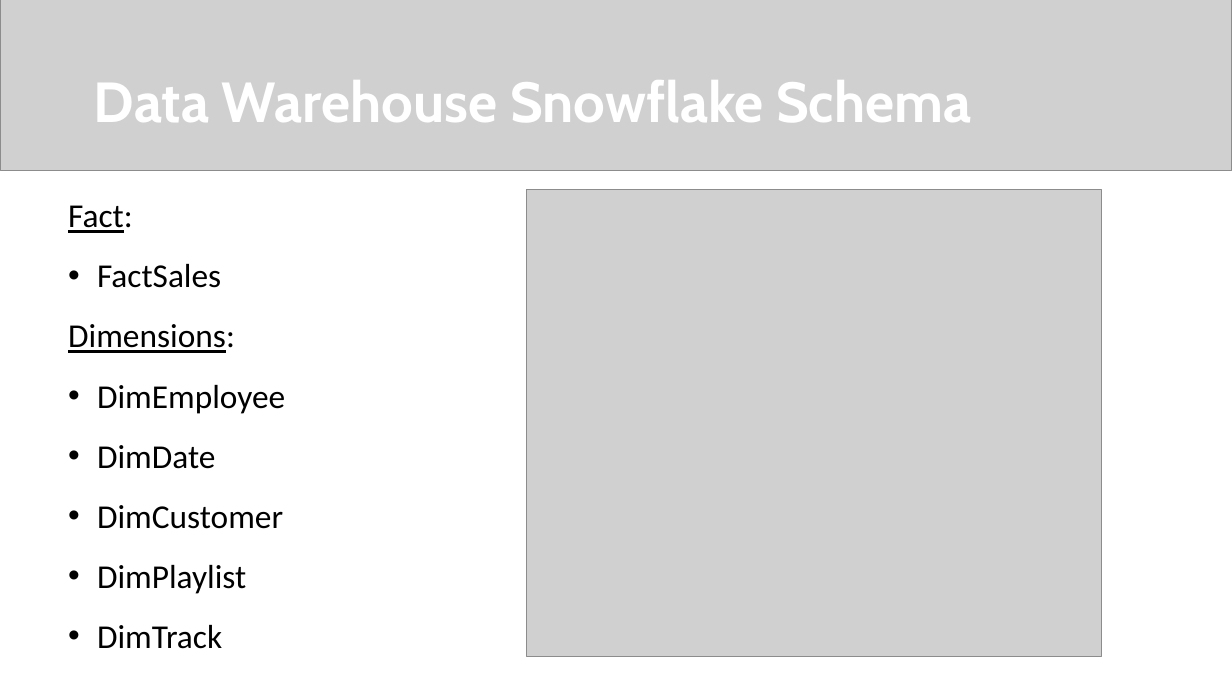
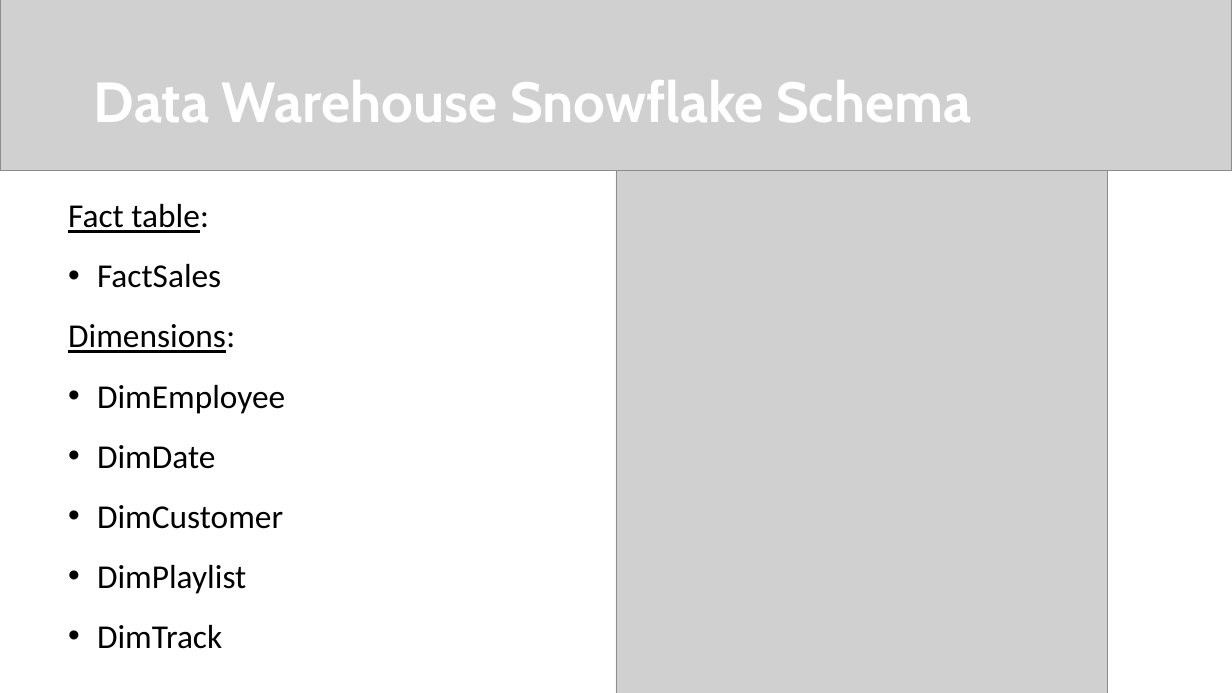
Before and after one commit to kostaGRG/ChinookDW, a slide deck: slide 4 of Deliverables/F) PowerPoint Presentation/Project Assignment.pptx (slide 3 before the commit). Drawn at 1232x693 pixels with LibreOffice and Linux fonts; fonts in the diff are those of the drawing; grey boxes stand for pictures. Boxes give left, top, right and bottom in pixels: in the first picture for what was removed or moved away, otherwise in the second. Text is boxed around its words. In the diff, an @@ line names an element or a change of style, - is before the commit and + after.

```diff
--- a/Deliverables/F) PowerPoint Presentation/Project Assignment.pptx
+++ b/Deliverables/F) PowerPoint Presentation/Project Assignment.pptx
@@ picture: place and size @@
-picture at <box>527,189,1102,656</box>
+picture at <box>616,171,1108,693</box>
@@ text at <box>68,204,209,233</box>: text changed @@
-Fact:
+Fact table:
```
Also in this commit, not shown: 3 slides added.
